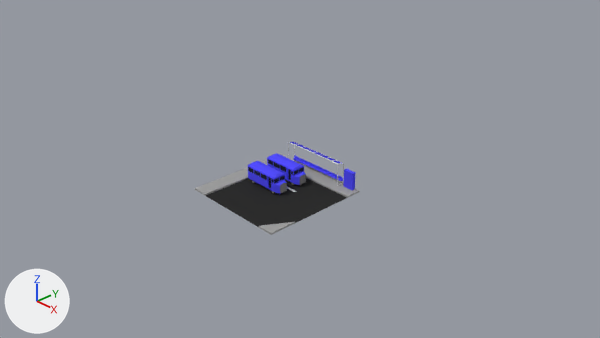
An edit to the Blender file Assets/Blender/Road_vehicles/bus1.blend, drawn before and after from the same camera.
One viewpoint serves both versions: the file's camera 'Camera'. Every picture has the same lights, and +X, +Y and +Z are marked at lower left.

The scene before the commit, as lines of its bpy script (objects in view):
```python
ob_cube = bpy.data.objects.new('Cube', me_cube)
ob_cube.location = (-0.42, -0.01, 0.0)
ob_cube.scale = (0.2, 0.2, 0.2)
ob_cube_002 = bpy.data.objects.new('Cube.002', me_cube_004)
ob_cube_002.location = (-0.42, 0.44, 0.06)
ob_cube_002.scale = (0.2, 0.2, 0.2)
ob_cube_003 = bpy.data.objects.new('Cube.003', me_cube_005)
ob_cube_003.location = (-0.42, 0.44, 0.0)
ob_cube_003.scale = (0.2, 0.2, 0.2)
ob_plane = bpy.data.objects.new('Plane', me_plane)
ob_plane.location = (0.0, 0.0, 0.0)
ob_plane_001 = bpy.data.objects.new('Plane.001', me_plane_001)
ob_plane_001.location = (0.0, 0.92, 0.0)
ob_plane_002 = bpy.data.objects.new('Plane.002', me_plane_002)
ob_plane_002.location = (0.84, 0.85, 0.03)
ob_plane_002.scale = (0.505, 0.505, 0.505)
```
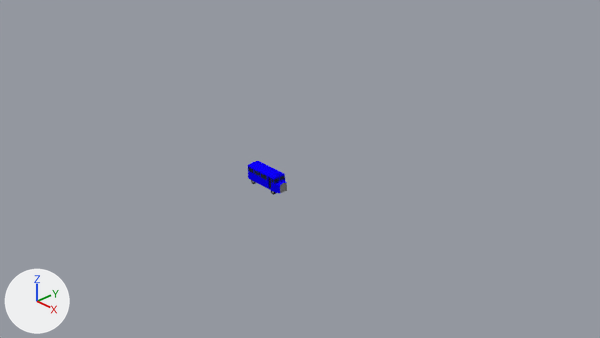
The newer file is also turned or shifted as a whole; pictures and numbers use the older file's frame.

Location of each change, [x1, y1, x2, y2] in pixels of the pictures (600 x 338 px):
'Plane', deleted
    before: [195, 154, 360, 235]
    faces in mat_asphalt (black #2e2e2e): [206, 178, 347, 227]
    faces in mat_concrete (grey #a0a0a0): [195, 154, 360, 235]
'Cube.003', deleted (blue)
    before: [267, 153, 306, 185]
    faces in mat_material (blue #534dff): [267, 153, 306, 185]
    faces in mat_window (dark blue #23293c): [268, 159, 304, 180]
'Plane.001', deleted (blue)
    before: [288, 142, 344, 186]
    faces in mat_material_002 (blue #534dff): [293, 156, 343, 181]
    faces in mat_metal_001 (white #e7e7e7): [288, 142, 344, 186]
'Plane.002', deleted
    before: [343, 169, 356, 190]
'Cube.002', deleted
    before: [290, 182, 296, 186]
part 1 of me_cube, recoloured
    both: [248, 161, 287, 193]

Patch to the scene script:
```diff
--- a/Assets/Blender/Road_vehicles/bus1.blend.py
+++ b/Assets/Blender/Road_vehicles/bus1.blend.py
@@ mat_companycolor @@
+mat_companycolor = diffuse_material('CompanyColor')
+mat_companycolor.base_color = (0.00372, 0.0, 1.0)  # blue #0c00ff
@@ me_cube @@
 me_cube.from_pydata(...)  # 255 vertices, 241 faces; spans x -1.0..3.0, y -0.63..0.63, z 0.25..1.72
 # used by ob_cube; location = (-0.42, -0.01, 0.0); scale = (0.2, 0.2, 0.2)
+# me_cube part 1: all 219 faces that had it switch from mat_material (blue #534dff) to mat_companycolor (blue #0c00ff)
 me_cube.materials.append(mat_window)
@@ ob_plane_002 @@
-ob_plane_002 = bpy.data.objects.new('Plane.002', me_plane_002)
-ob_plane_002.location = (0.84, 0.85, 0.03)
-ob_plane_002.scale = (0.505, 0.505, 0.505)
@@ ob_plane_001 @@
-ob_plane_001 = bpy.data.objects.new('Plane.001', me_plane_001)
-ob_plane_001.location = (0.0, 0.92, 0.0)
@@ ob_plane @@
-ob_plane = bpy.data.objects.new('Plane', me_plane)
-ob_plane.location = (0.0, 0.0, 0.0)
@@ ob_cube_003 @@
-ob_cube_003 = bpy.data.objects.new('Cube.003', me_cube_005)
-ob_cube_003.location = (-0.42, 0.44, 0.0)
-ob_cube_003.scale = (0.2, 0.2, 0.2)
@@ ob_cube_002 @@
-ob_cube_002 = bpy.data.objects.new('Cube.002', me_cube_004)
-ob_cube_002.location = (-0.42, 0.44, 0.06)
-ob_cube_002.scale = (0.2, 0.2, 0.2)
```
